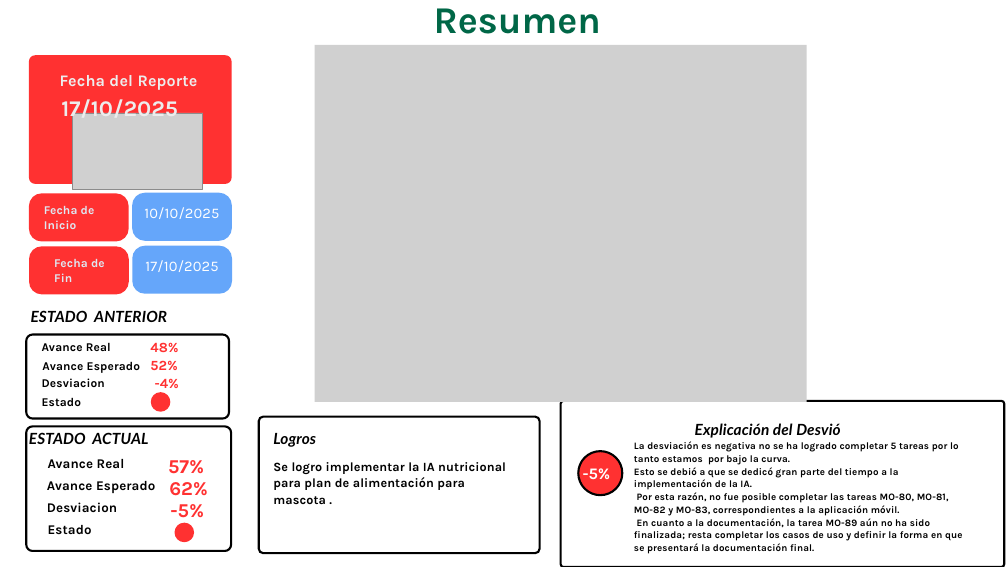
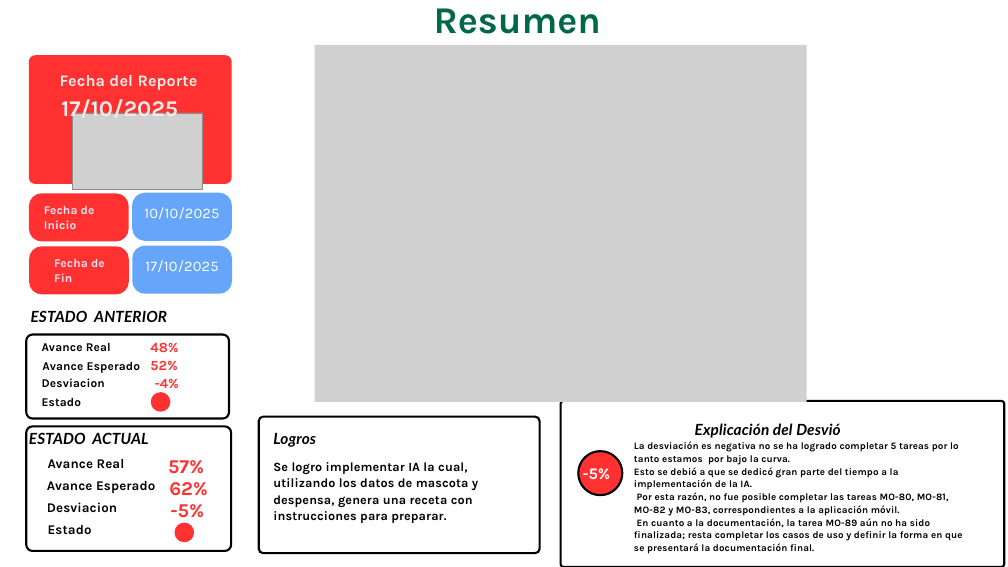
Before and after one commit to leavals/Portafolio_Nutrihuella_LV, a slide deck: slide 6 of Fase 2/Evidencias Grupales/06_Fecha_17.10.25 Avance.pptx. Drawn at 1008x567 pixels with LibreOffice and Linux fonts; fonts in the diff are those of the drawing; grey boxes stand for pictures; background and template pictures are left out. Boxes give left, top, right and bottom in pixels: in the first picture for what was removed or moved away, otherwise in the second. Text is boxed around its words. In the diff, an @@ line names an element or a change of style, - is before the commit and + after.

Commit message:
update logro

```diff
--- a/Fase 2/Evidencias Grupales/06_Fecha_17.10.25 Avance.pptx
+++ b/Fase 2/Evidencias Grupales/06_Fecha_17.10.25 Avance.pptx
@@ text at <box>273,462,478,523</box>: text changed @@
-Se logro implementar la IA nutricional para plan de alimentación para mascota .
+Se logro implementar IA la cual, utilizando los datos de mascota y despensa, genera una receta con instrucciones para preparar.
```
